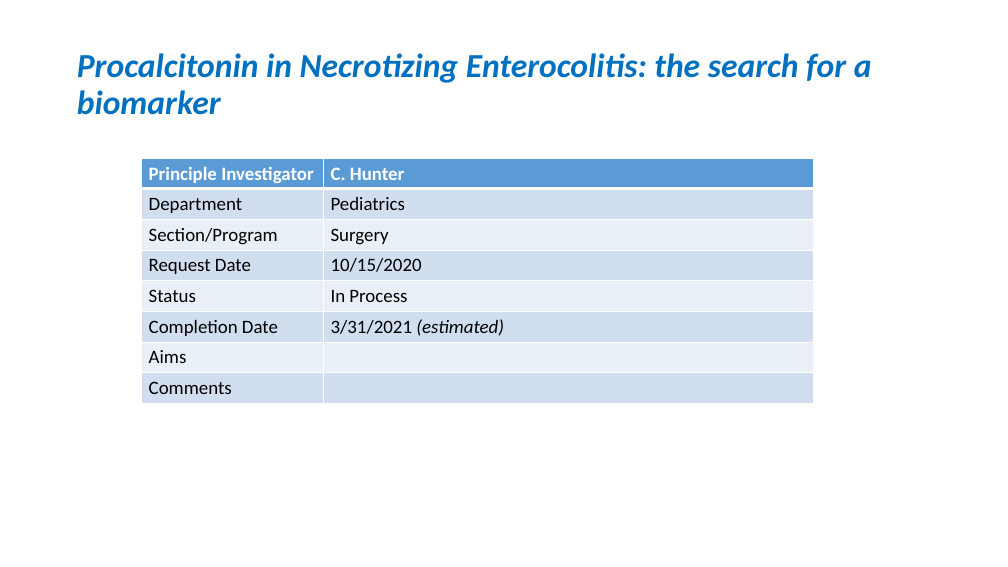
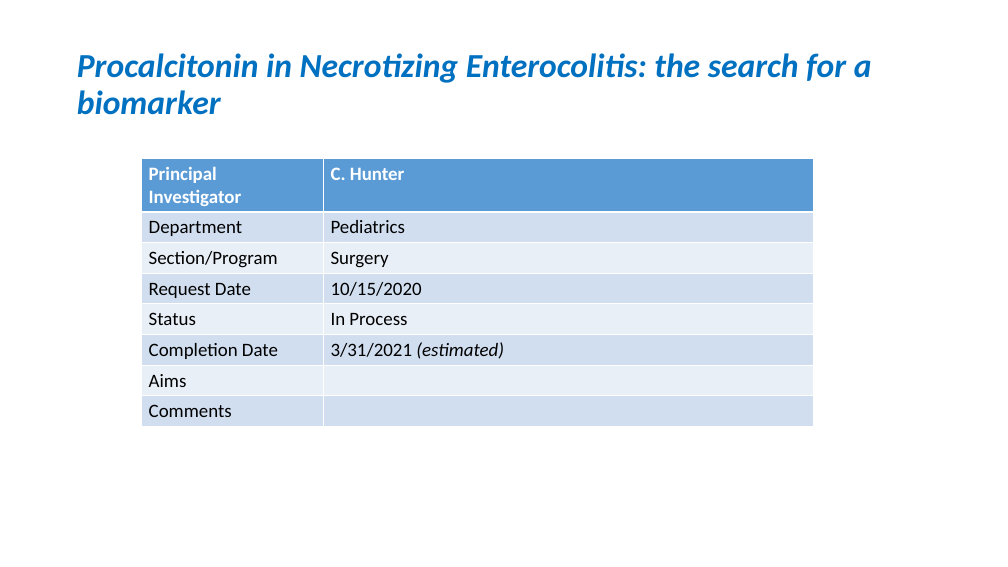
Before and after one commit to OuhscBbmc/prairie-outpost-public, a slide deck: slide 16 of publications/presentation-2021-02-aac/crdw-2021-02.pptx. Drawn at 1008x567 pixels with LibreOffice and Linux fonts; fonts in the diff are those of the drawing. Boxes give left, top, right and bottom in pixels: in the first picture for what was removed or moved away, otherwise in the second. Text is boxed around its words. In the diff, an @@ line names an element or a change of style, - is before the commit and + after.

```diff
--- a/publications/presentation-2021-02-aac/crdw-2021-02.pptx
+++ b/publications/presentation-2021-02-aac/crdw-2021-02.pptx
@@ table at [141,158,814,426] @@
-row 1, column 1: Principle Investigator
+row 1, column 1: Principal Investigator
```
Also in this commit, not shown: 6 other slides changed, 1 slide added.
